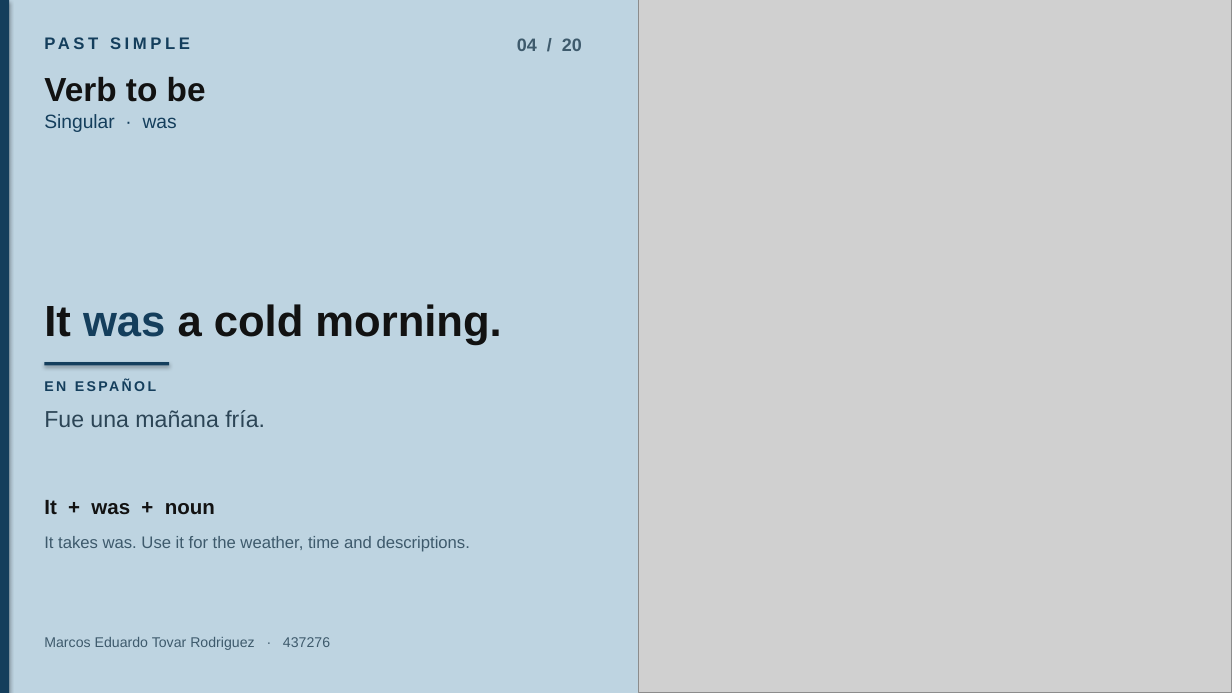
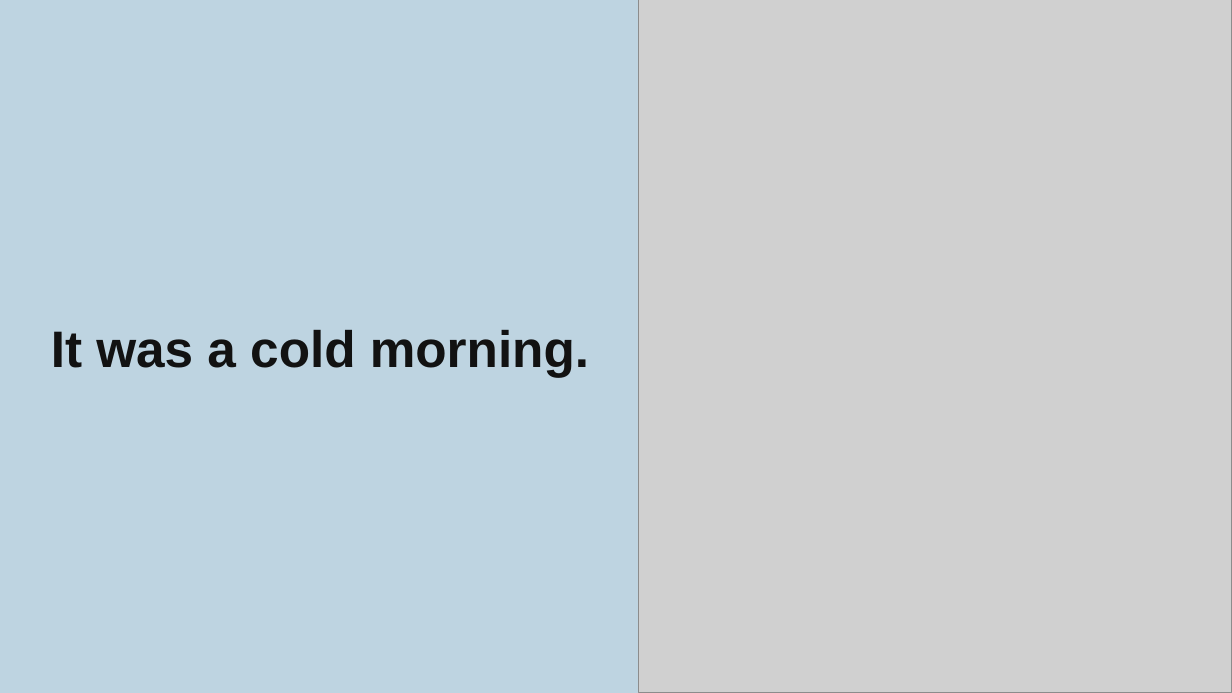
Before and after one commit to etovar-bit/practicaevtetovar, a slide deck: slide 5 of Past_simple_Marcos_Eduardo_Tovar.pptx. Drawn at 1232x693 pixels with LibreOffice and Linux fonts; fonts in the diff are those of the drawing; grey boxes stand for pictures. Boxes give left, top, right and bottom in pixels: in the first picture for what was removed or moved away, otherwise in the second. Text is boxed around its words. In the diff, an @@ line names an element or a change of style, - is before the commit and + after.

```diff
--- a/Past_simple_Marcos_Eduardo_Tovar.pptx
+++ b/Past_simple_Marcos_Eduardo_Tovar.pptx
@@ rectangle removed at box(0, 0, 9, 693) @@
@@ text removed at box(44, 33, 377, 63) @@
-PAST SIMPLE
@@ text removed at box(517, 38, 582, 51) @@
-04 / 20
@@ text removed at box(44, 77, 206, 102) @@
-Verb to be
@@ text removed at box(44, 114, 177, 132) @@
-Singular · was
@@ text "It was a cold morning.": place and size @@
-text "It was a cold morning." at box(44, 304, 501, 345)
+text "It was a cold morning." at box(51, 330, 589, 377)
@@ text "It was a cold morning." at box(51, 330, 589, 377): size 34 to 40 pt; text colour #143E5C to #121212 in "was"; line spacing 0.98 to 1.02; vertical alignment bottom to middle @@
@@ rectangle removed at box(44, 362, 169, 366) @@
@@ text removed at box(44, 377, 580, 401) @@
-EN ESPAÑOL
@@ text removed at box(44, 410, 265, 427) @@
-Fue una mañana fría.
@@ text removed at box(44, 500, 215, 514) @@
-It + was + noun
@@ text removed at box(44, 536, 470, 552) @@
-It takes was. Use it for the weather, time and descriptions.
@@ text removed at box(44, 637, 330, 650) @@
-Marcos Eduardo Tovar Rodriguez · 437276
```
Also in this commit, not shown: 18 other slides changed, 1 slide added, 1 slide removed.
